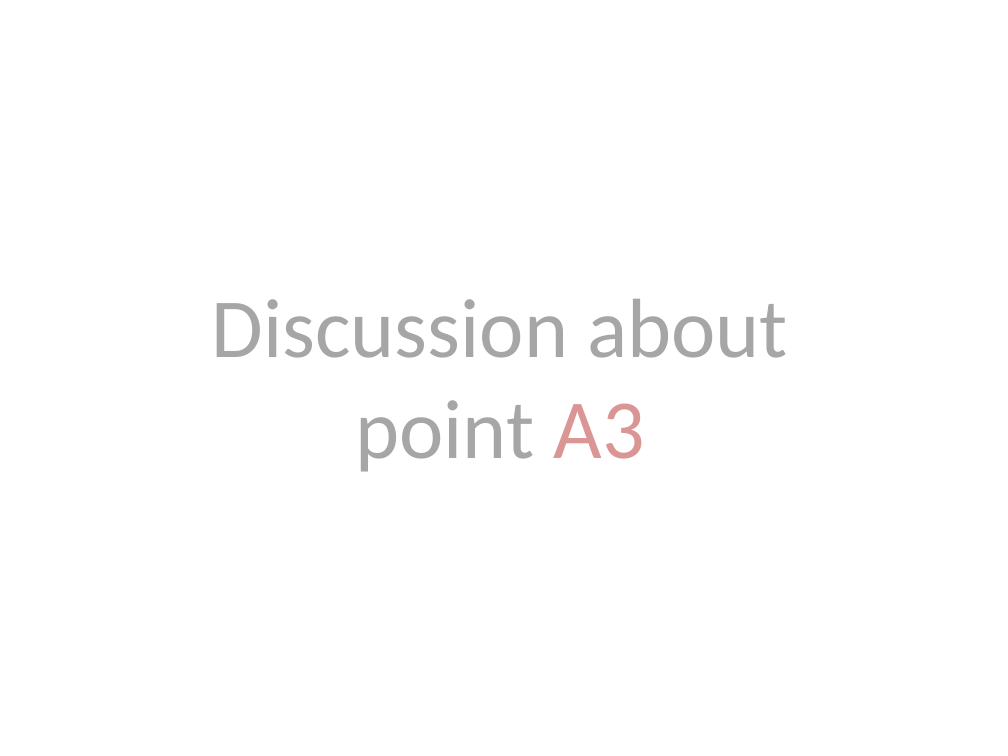
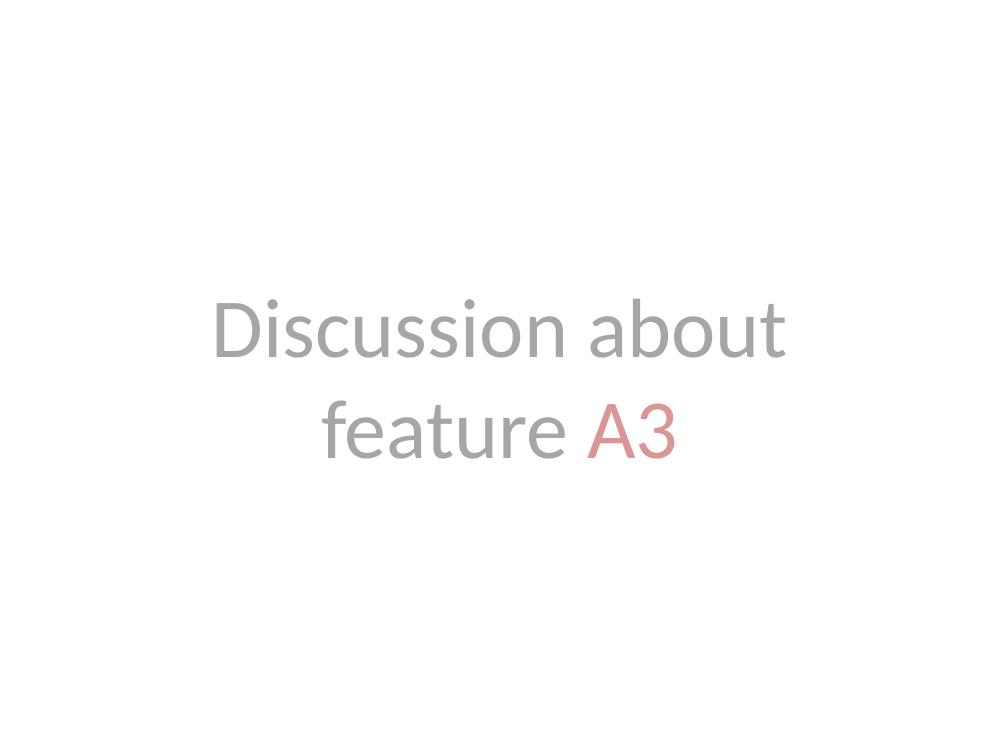
Before and after one commit to PowerPointLabs/PowerPointLabs, a slide deck: slide 8 of doc/Agenda Lab Example - Visual Agenda.pptx. Drawn at 1008x756 pixels with LibreOffice and Linux fonts; fonts in the diff are those of the drawing. Boxes give left, top, right and bottom in pixels: in the first picture for what was removed or moved away, otherwise in the second. Text is boxed around its words. In the diff, an @@ line names an element or a change of style, - is before the commit and + after.

```diff
--- a/doc/Agenda Lab Example - Visual Agenda.pptx
+++ b/doc/Agenda Lab Example - Visual Agenda.pptx
@@ title at [212, 299, 788, 459]: text changed @@
-Discussion about point A3
+Discussion about feature A3
```
Also in this commit, not shown: 5 other slides changed, 6 slides added, 6 slides removed, 2 other files.
